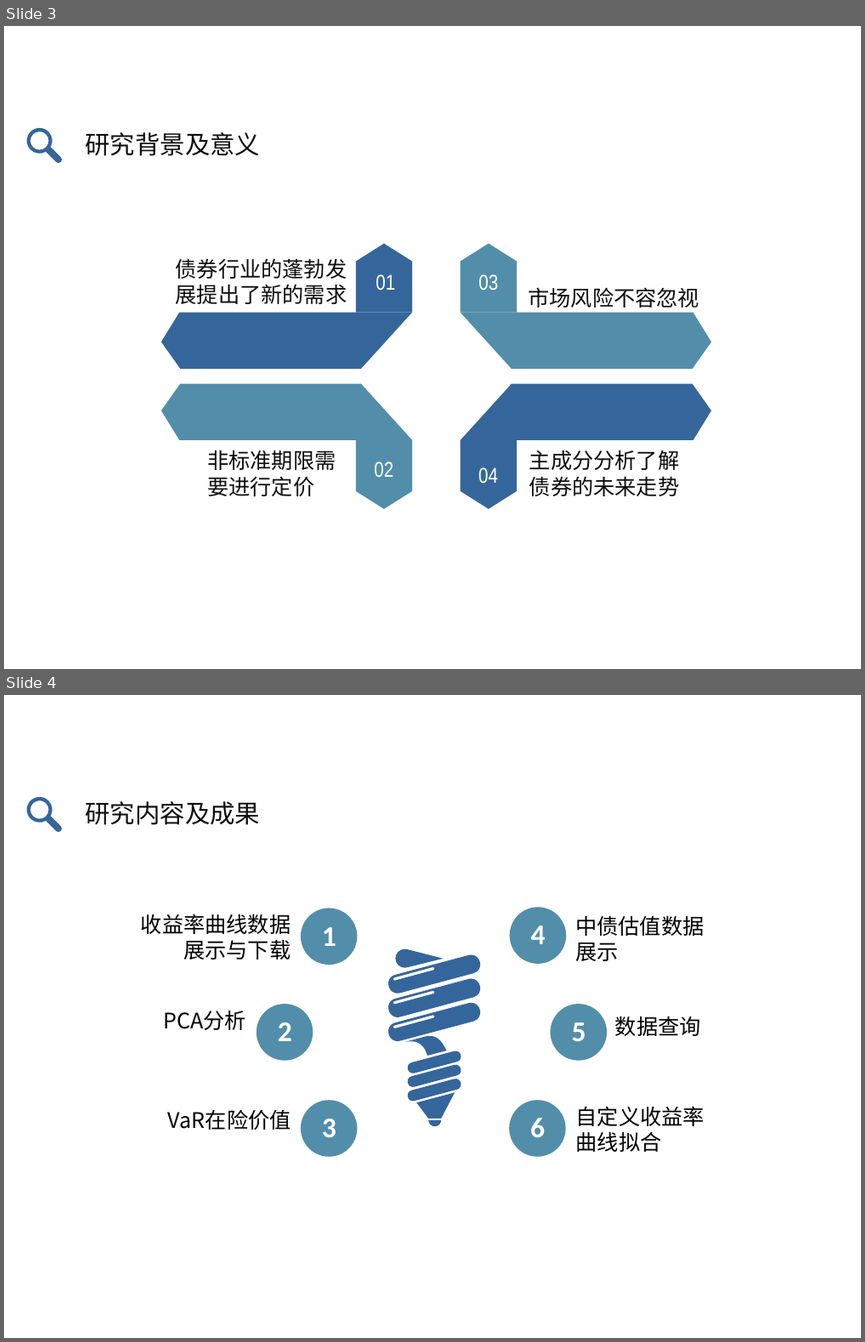
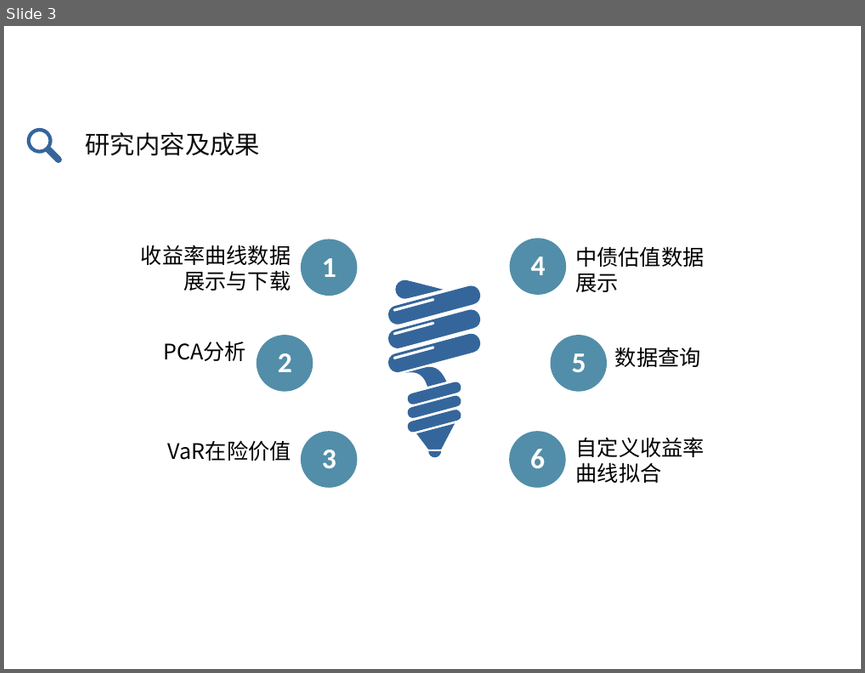
Before and after one commit to zhongdeming428/graduation-design, a slide deck: 阶段性报告/毕设答辩.pptx. Shown one above the other, each under a label of ours: slides 3 and 4 before the commit, slide 3 after it. The pictures are 865x1342 and 865x673 pixels, drawn with LibreOffice and Linux fonts; fonts in the diff are those of the drawing. Boxes give left, top, right and bottom in pixels: in the first picture for what was removed or moved away, otherwise in the second. Text is boxed around its words. In the diff, an @@ line names an element or a change of style, - is before the commit and + after.

```diff
--- a/阶段性报告/毕设答辩.pptx
+++ b/阶段性报告/毕设答辩.pptx
@@ slide 3 removed at box(4, 26, 861, 669), background #FFFFFF @@
@@ freeform shape removed at box(25, 127, 63, 164) @@
@@ text removed at box(86, 132, 261, 156) @@
-研究背景及意义
@@ pentagon arrow removed at box(355, 244, 412, 312) @@
@@ pentagon arrow removed at box(460, 244, 517, 312) @@
@@ text removed at box(176, 258, 347, 304) @@
-债券行业的蓬勃发展提出了新的需求
@@ text removed at box(375, 274, 395, 290) @@
-01
@@ text removed at box(478, 274, 498, 290) @@
-03
@@ text removed at box(528, 287, 700, 307) @@
-市场风险不容忽视
@@ freeform shape removed at box(160, 312, 412, 369) @@
@@ freeform shape removed at box(460, 312, 711, 369) @@
@@ freeform shape removed at box(160, 383, 412, 440) @@
@@ freeform shape removed at box(460, 383, 711, 440) @@
@@ text removed at box(207, 449, 336, 496) @@
-非标准期限需要进行定价
@@ pentagon arrow removed at box(355, 440, 412, 509) @@
@@ pentagon arrow removed at box(460, 440, 517, 509) @@
@@ text removed at box(529, 449, 679, 496) @@
-主成分分析了解债券的未来走势
@@ text removed at box(374, 461, 393, 476) @@
-02
@@ text removed at box(478, 467, 498, 483) @@
-04
@@ what was slide 4 is now slide 3 @@
```
Also in this commit, not shown: 7 slides changed, 17 other slides removed, 2 other files.
